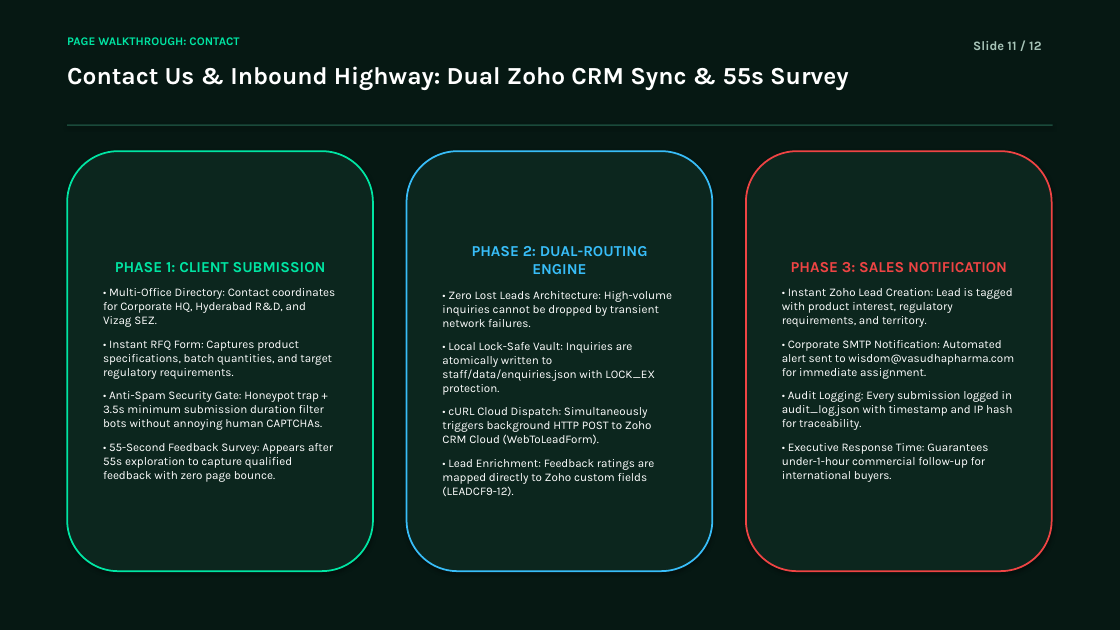
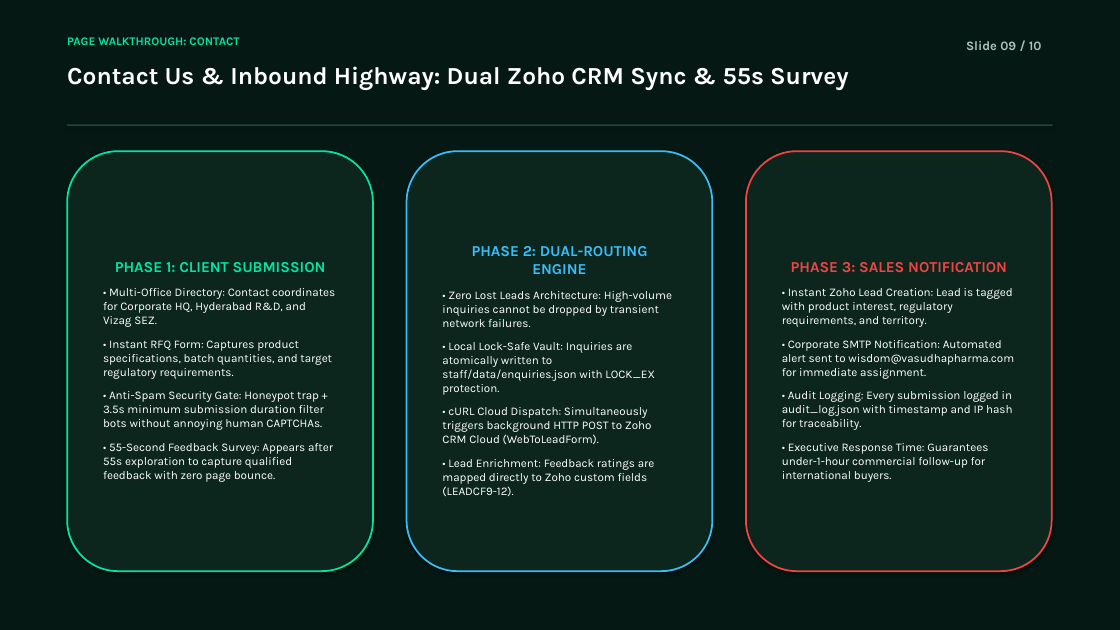
Before and after one commit to saikrishna-bethamcharla/vasudhapharma-green, a slide deck: slide 9 of Vasudha_Pharma_Client_Presentation.pptx (slide 11 before the commit). Drawn at 1120x630 pixels with LibreOffice and Linux fonts; fonts in the diff are those of the drawing. Boxes give left, top, right and bottom in pixels: in the first picture for what was removed or moved away, otherwise in the second. Text is boxed around its words. In the diff, an @@ line names an element or a change of style, - is before the commit and + after.

```diff
--- a/Vasudha_Pharma_Client_Presentation.pptx
+++ b/Vasudha_Pharma_Client_Presentation.pptx
@@ text at (x1=966, y1=41, x2=1042, y2=50): text changed @@
-Slide 11 / 12
+Slide 09 / 10
```
Also in this commit, not shown: 9 other slides changed, 2 slides removed, 3 other files.
